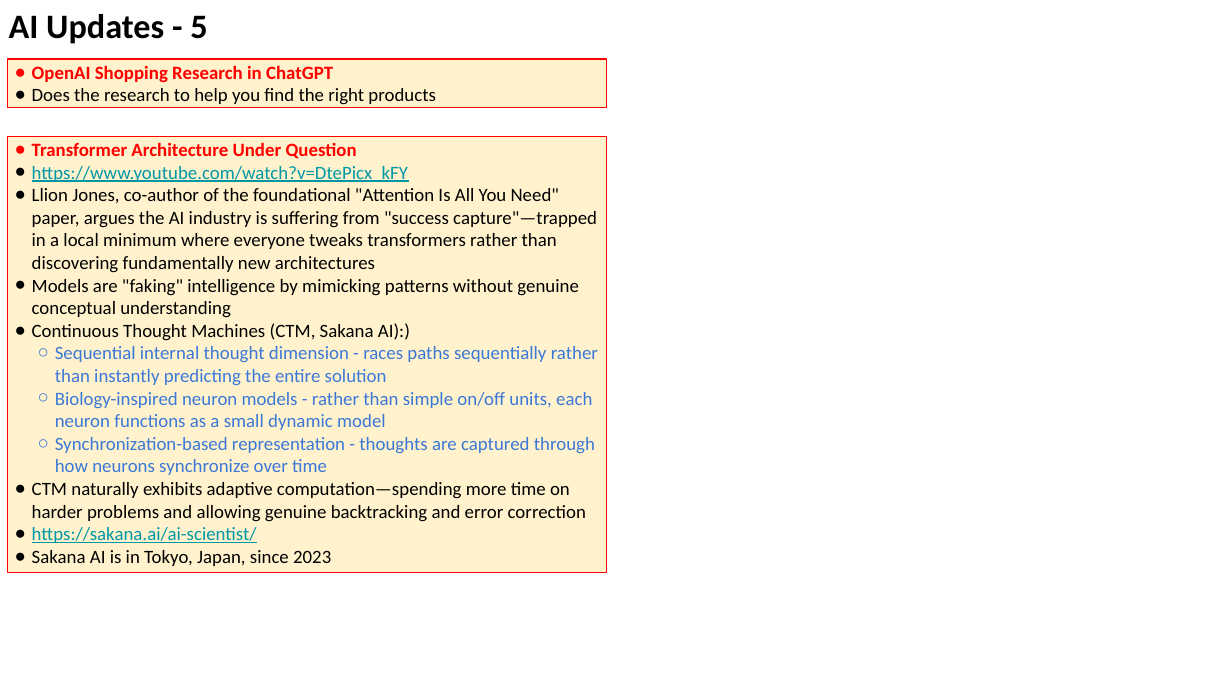
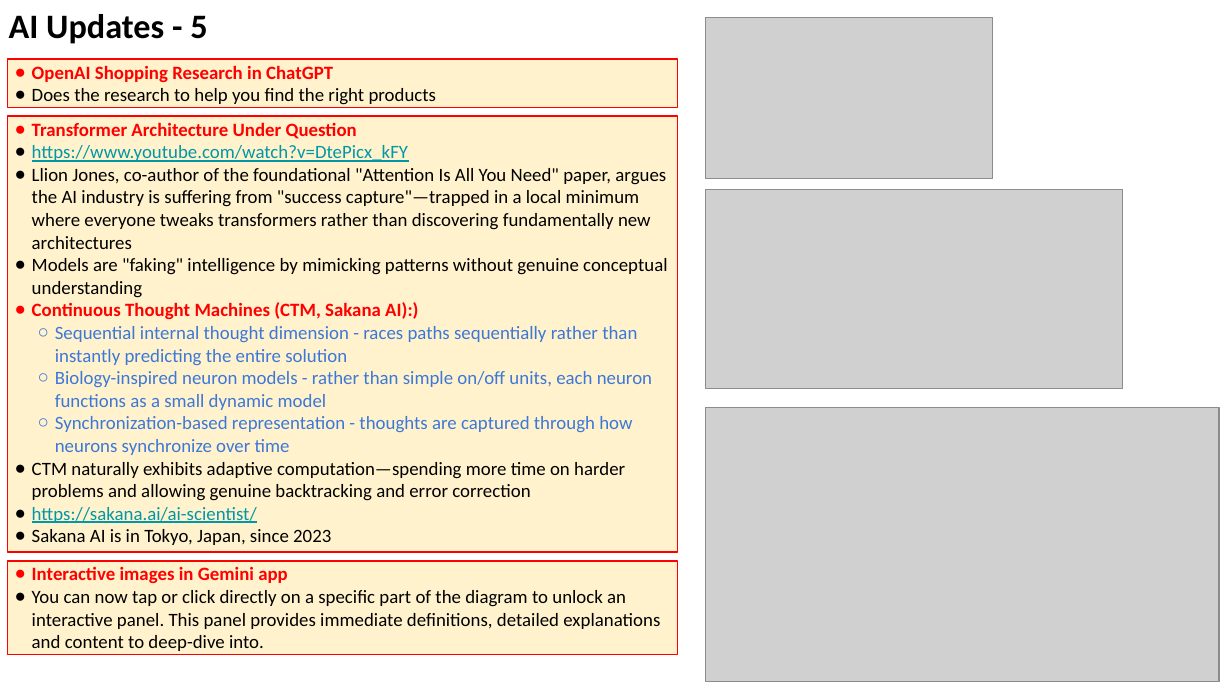
Before and after one commit to lselector/seminar, a slide deck: slide 13 of 2025/2025-11-28-AI-Updates.pptx. Drawn at 1232x693 pixels with LibreOffice and Linux fonts; fonts in the diff are those of the drawing; grey boxes stand for pictures. Boxes give left, top, right and bottom in pixels: in the first picture for what was removed or moved away, otherwise in the second. Text is boxed around its words. In the diff, an @@ line names an element or a change of style, - is before the commit and + after.

```diff
--- a/2025/2025-11-28-AI-Updates.pptx
+++ b/2025/2025-11-28-AI-Updates.pptx
@@ picture added at (706, 17, 993, 179) @@
@@ rectangle "OpenAI Shopping Research in ChatGPT": place and size @@
-rectangle "OpenAI Shopping Research in ChatGPT" at (7, 59, 606, 107)
+rectangle "OpenAI Shopping Research in ChatGPT" at (7, 59, 678, 107)
@@ rectangle "Transformer Architecture Under Question": place and size @@
-rectangle "Transformer Architecture Under Question" at (7, 137, 606, 573)
+rectangle "Transformer Architecture Under Question" at (7, 116, 678, 552)
@@ picture added at (706, 190, 1124, 388) @@
@@ text in rectangle at (32, 302, 418, 319): text colour #000000 to #FF0000, bold on in "Continuous Thought Machines (CTM, Sakana AI):)"; bullet colour #000000 to #FF0000 @@
@@ picture added at (706, 408, 1220, 681) @@
@@ rectangle added at (7, 561, 678, 654), fill #FFF2CC, outline #FF0000 0.75 pt, 11 pt, text #000000 @@
+● Interactive images in Gemini app
+● You can now tap or click directly on a specific part of the diagram to unlock an interactive panel. This panel provides immediate definitions, detailed explanations and content to deep-dive into.
```
Also in this commit, not shown: 4 other slides changed, 4 slides added.
